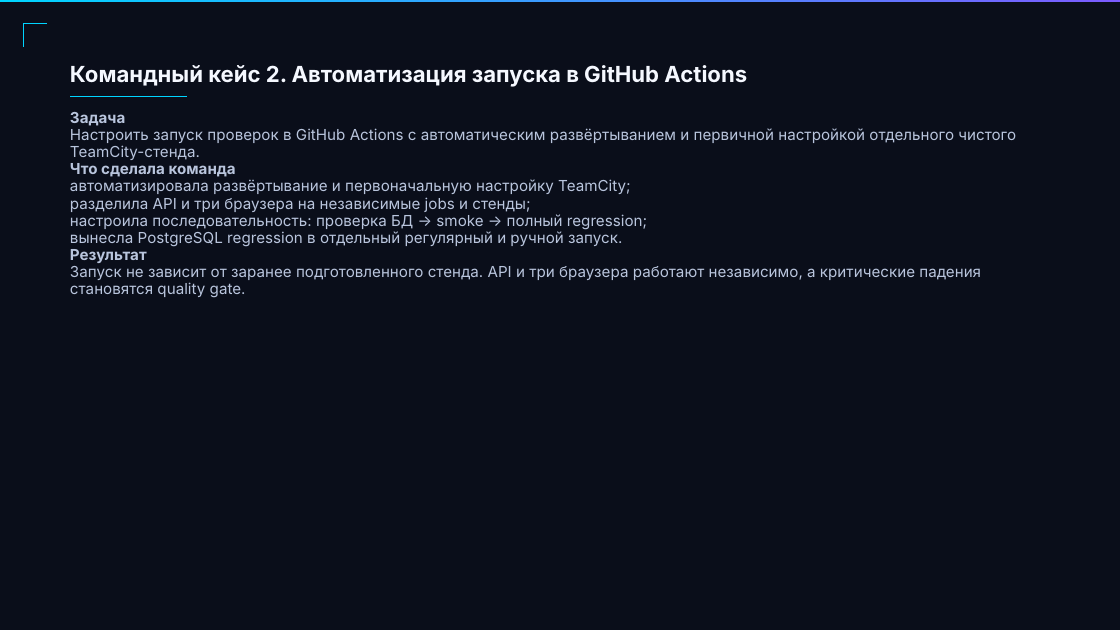
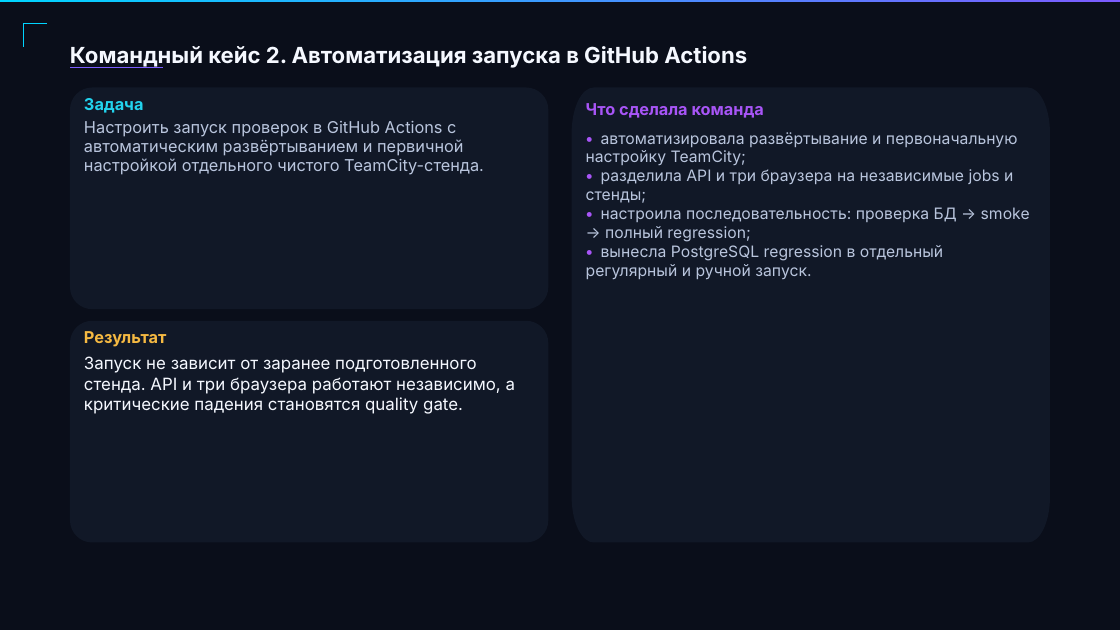
Before and after one commit to get-offer-in-qa-auto/snake-team-5.0, a slide deck: slide 4 of docs/Cyberpunk_QA_Automation_Deck_corrected.pptx. Drawn at 1120x630 pixels with LibreOffice and Linux fonts; fonts in the diff are those of the drawing. Boxes give left, top, right and bottom in pixels: in the first picture for what was removed or moved away, otherwise in the second. Text is boxed around its words. In the diff, an @@ line names an element or a change of style, - is before the commit and + after.

Commit message:
Improve presentation readability and slide layout

```diff
--- a/docs/Cyberpunk_QA_Automation_Deck_corrected.pptx
+++ b/docs/Cyberpunk_QA_Automation_Deck_corrected.pptx
@@ text "Командный кейс 2. Автоматизация запуска ...": place and size @@
-text "Командный кейс 2. Автоматизация запуска ..." at (70, 65, 747, 87)
+text "Командный кейс 2. Автоматизация запуска ..." at (70, 46, 747, 68)
@@ text "Командный кейс 2. Автоматизация запуска ..." at (70, 46, 747, 68): line spacing 61.6pt to 50.4pt @@
@@ freeform shape: place and size @@
-freeform shape at (70, 96, 186, 97)
+freeform shape at (70, 67, 164, 68)
@@ freeform shape at (70, 67, 164, 68): fill #00D4FF to #7B5CFF @@
@@ freeform shape added at (70, 87, 548, 309), fill #111827 @@
@@ freeform shape added at (572, 87, 1050, 542), fill #111827 @@
@@ text added at (84, 98, 144, 113), 21 pt, text #22D3EE, bold @@
+Задача
@@ text added at (586, 103, 764, 118), 21 pt, text #A855F7, bold @@
+Что сделала команда
@@ text added at (84, 121, 484, 175), 21 pt, text #B9C5DD @@
+Настроить запуск проверок в GitHub Actions с автоматическим развёртыванием и первичной настройкой отдельного чистого TeamCity-стенда.
@@ text at (586, 132, 1030, 280): text changed; size 19.5 to 20.2 pt @@
-Задача
-Настроить запуск проверок в GitHub Actions с автоматическим развёртыванием и первичной настройкой отдельного чистого TeamCity-стенда.
-Что сделала команда
-автоматизировала развёртывание и первоначальную настройку TeamCity;
-разделила API и три браузера на независимые jobs и стенды;
-настроила последовательность: проверка БД → smoke → полный regression;
-вынесла PostgreSQL regression в отдельный регулярный и ручной запуск.
-Результат
-Запуск не зависит от заранее подготовленного стенда. API и три браузера работают независимо, а критические падения становятся quality gate.
+• автоматизировала развёртывание и первоначальную настройку TeamCity;
+• разделила API и три браузера на независимые jobs и стенды;
+• настроила последовательность: проверка БД → smoke → полный regression;
+• вынесла PostgreSQL regression в отдельный регулярный и ручной запуск.
@@ freeform shape added at (70, 321, 548, 543), fill #111827 @@
@@ text added at (84, 331, 166, 347), 21 pt, text #F5B942, bold @@
+Результат
@@ text added at (84, 356, 515, 414), 21.8 pt, text #F5F8FF @@
+Запуск не зависит от заранее подготовленного стенда. API и три браузера работают независимо, а критические падения становятся quality gate.
```
Also in this commit, not shown: 31 other slides changed.
